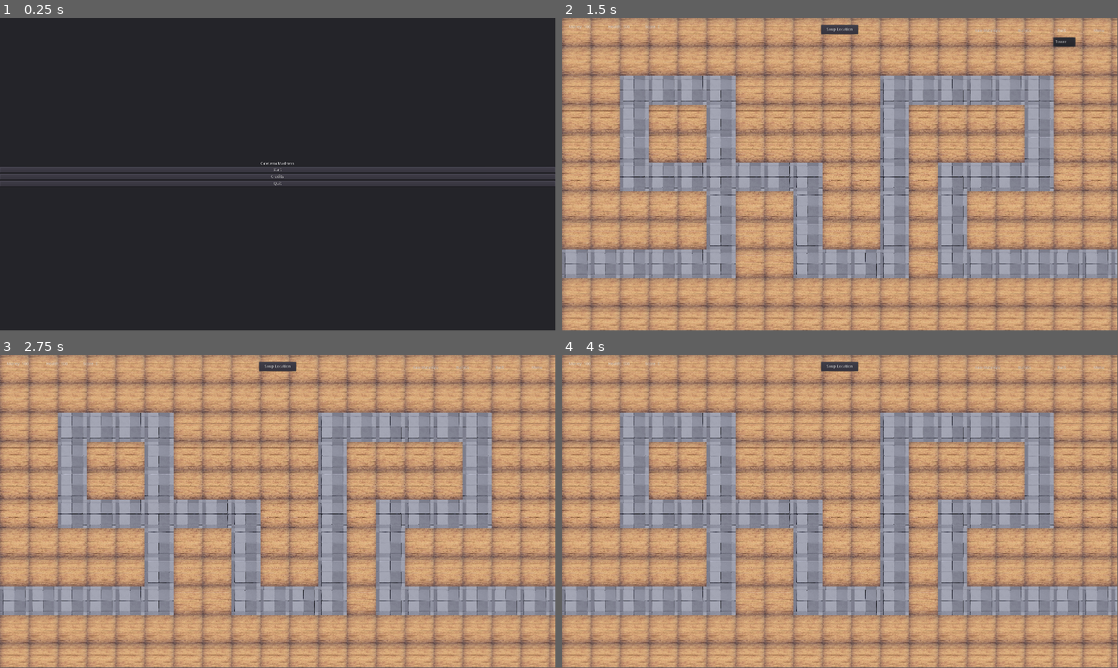
Above: before the commit, frames 1-4 (two rows, left to right).
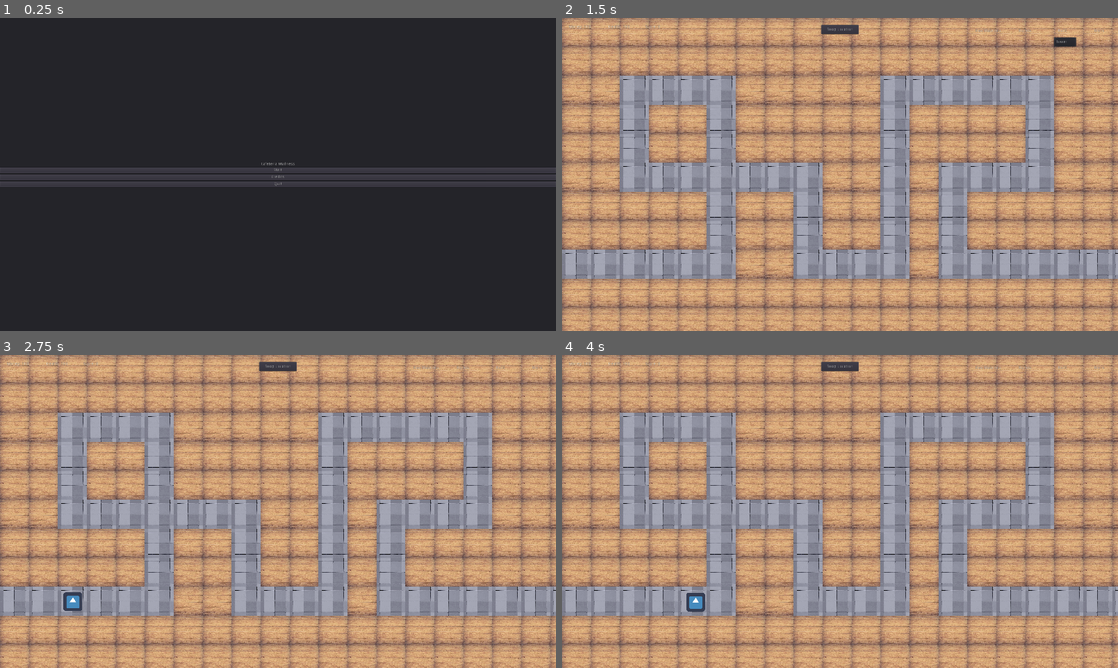
Above: after the commit, the same moments.

Repository: Vytautas-Hermann/GJ-2020
Game: Godot game, scene res://src/scenes/Title_Screen.tscn
Two runs of this game, one before a commit and one after it. Both use one fixed random seed, a clock stepped at 60 frames per second and the inputs below. The engine's default icon, where the game draws it, is replaced by a stand-in: a white triangle on a blue panel in a dark square.
Inputs:
- Up to frame 1 (0.25 s): no input
- Up to frame 2 (1.5 s): click "Start" at 0.5 s; click "Built" at 1.25 s
- Up to frame 3 (2.75 s): click "Raw Materials" at 2 s
- Up to frame 4 (4 s): click "Bullets" at 2.75 s; click "Swap Location" at 3.5 s
In our replay, the window is 799x449 before the commit and 800x450 after it. These sizes can differ from the game's own. Grey fills any space a smaller window leaves; there, only what the larger window draws over its background counts as a difference.

The runs differ from the first frame. In frame 1, 1.4% of the frame differs, in the area x 0-100%, y 46-54%; in frame 2, 19%; in frame 3, 19%; in frame 4, 19%, in the area x 0-100%, y 0-100%.

Commit message:
fast fertig

Diff:
--- a/project.godot
+++ b/project.godot
@@ -23,6 +23,9 @@
 
 window/size/width=1920
 window/size/height=1080
+window/dpi/allow_hidpi=true
+window/stretch/mode="2d"
+window/stretch/aspect="expand"
 
 [rendering]
 
--- a/src/scenes/Game.tscn
+++ b/src/scenes/Game.tscn
@@ -7,8 +7,15 @@
 [ext_resource path="res://src/scripts/Game_Board.gd" type="Script" id=5]
 [ext_resource path="res://src/prefab/Flieband.tscn" type="PackedScene" id=6]
 [ext_resource path="res://src/prefab/Import.tscn" type="PackedScene" id=7]
+[ext_resource path="res://src/scripts/Game.gd" type="Script" id=8]
+[ext_resource path="res://src/prefab/Enemy.tscn" type="PackedScene" id=9]
 
 [node name="Game" type="Node2D"]
+script = ExtResource( 8 )
+Enemy = ExtResource( 9 )
+
+[node name="SpawnTimer" type="Timer" parent="."]
+one_shot = true
 
 [node name="Game_Board" type="Node2D" parent="."]
 script = ExtResource( 5 )
@@ -104,3 +111,4 @@
 __meta__ = {
 "_edit_use_anchors_": false
 }
+[connection signal="timeout" from="SpawnTimer" to="." method="_on_Timer_timeout"]
--- /dev/null
+++ b/src/scripts/Game.gd
@@ -0,0 +1,19 @@
+extends Node2D
+export (PackedScene) var Enemy
+
+
+
+func _ready():
+	new_game()
+
+
+func new_game():
+	$SpawnTimer.start()
+
+func _on_SpawnTimer_timeout():
+	var enemy = Enemy.instance()
+	print("created enemy")
+	add_child(enemy)
+
+func _on_Timer_timeout():
+	_on_SpawnTimer_timeout()
--- a/src/scripts/enemy.gd
+++ b/src/scripts/enemy.gd
@@ -11,6 +11,7 @@
 var allergies = []
 var saturation = 0
 var hunger
+var direction
 var v
 var screen_size
 
@@ -25,12 +26,45 @@
 	speed = rand_range(100,200)
 	screen_size = get_viewport_rect().size
 	hunger = rand_range(20,200)
-	var f = rand_range(0,1)
-	v = Vector2(f*speed, (1-f)*speed)
 	set_type("prof")
+	position = Vector2(50,850)
+	direction = Vector2(1, 1/speed)
+	v = Vector2(speed, speed)
 
 func _process(delta):
-	position += v * delta
+	var newPos = position + direction * delta
+	newPos += Vector2(50, 50) * direction
+	var lastDirection = direction
+	#print(newPos)
+	var i
+	var j
+	var nextField = _toField(newPos)
+	if (_nextField0(nextField.x, nextField.y)):
+		var dirx = direction.y
+		var diry = direction.x
+		nextField = nextField - Vector2(dirx, diry)
+		# oben
+		i = nextField.x -1
+		j = nextField.y
+		direction = Vector2(1/-speed, -1)
+		if (_nextField0(i,j)):
+			# links
+			i = nextField.x
+			j = nextField.y - 1
+			direction = Vector2(-1, 1/-speed)
+			if _nextField0(i, j):
+				# rechts
+				i = nextField.x
+				j = nextField.y + 1
+				direction = Vector2(1, 1/speed)
+				if _nextField0(i, j):
+					# unten
+					i = nextField.x + 1
+					j = nextField.y
+					direction = Vector2(1/speed, 1)
+
+
+	position += direction * v * delta
 
 func get_tag():
 	return "enemy"
@@ -48,10 +82,19 @@
 		if saturation > hunger:
 			queue_free()
 
+func _nextField0(i, j):
+	return get_node("/root/Game/Game_Board").get("caf")[i][j] == 0
 
 
-
-
-# Called every frame. 'delta' is the elapsed time since the previous frame.
-#func _process(delta):
-#	pass
+func _toField(vector):
+	var x = vector.x
+	var y = vector.y
+	var i = 0
+	var j = 0
+	while x > 100:
+		x-=100
+		j+=1
+	while y > 100:
+		y-=100
+		i+=1
+	return Vector2(i, j)
Not shown: 1 places in src/scenes/Game.tscn that only renumber resources
